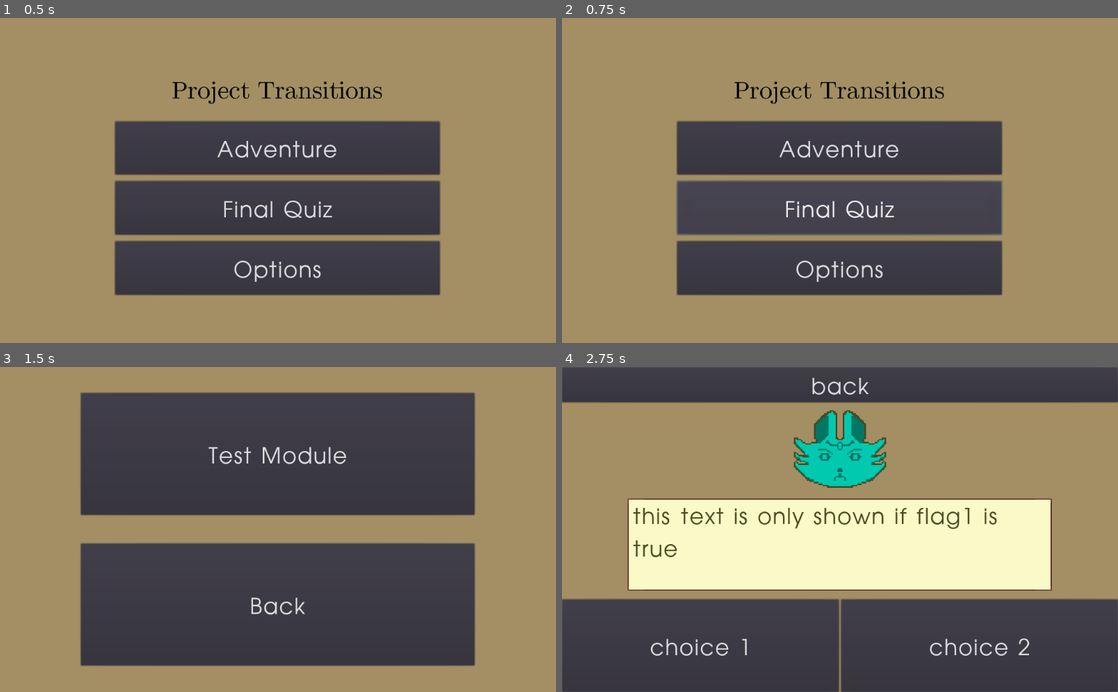
Above: before the commit, frames 1-4 (two rows, left to right).
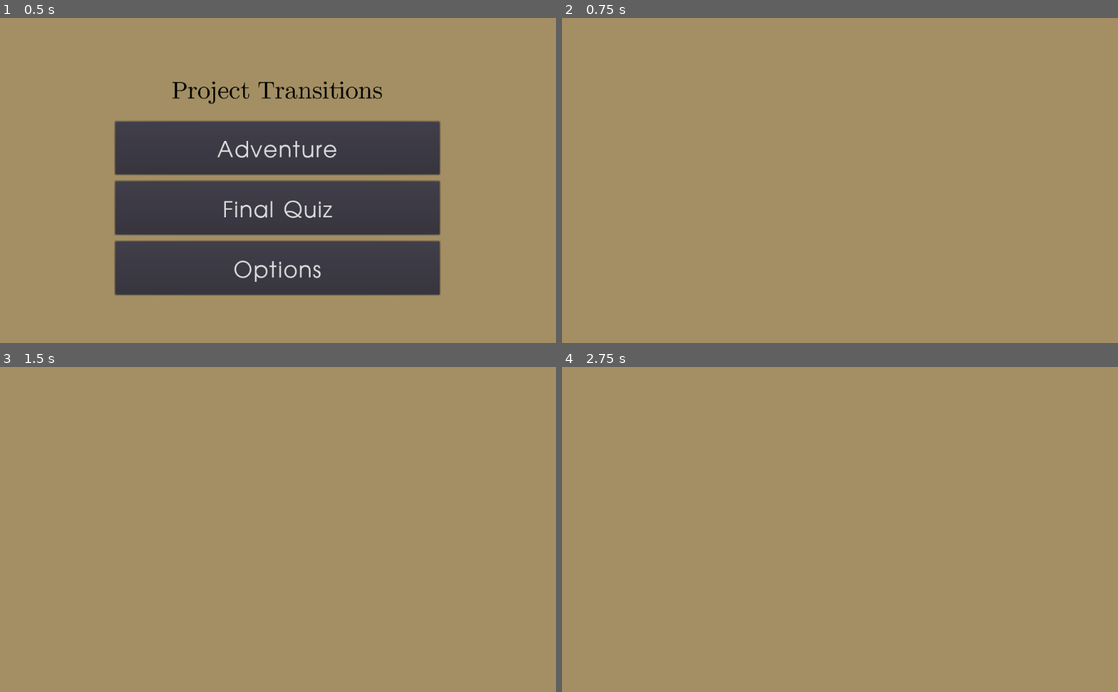
Above: after the commit, the same moments.

Repository: ayylol/ProjectTransitions
Game: Godot game, scene res://systems/Root.tscn
Same seed, same stepped clock (60 frames per second), same inputs: the game is played once before the commit and once after it.
Inputs (mouse positions are in pixels of both pictures, inside the frame that each line leads up to):
- Up to frame 1 (0.5 s): no input
- Up to frame 2 (0.75 s): click "Final Quiz" at 0.5 s
- Up to frame 3 (1.5 s): click (278, 497) at 1.25 s, where only the run before the commit has a clickable "Adventure"
- Up to frame 4 (2.75 s): click (840, 454) at 2 s, where only the run before the commit has a clickable "Test Module"

Frame 1 is identical in both runs. In frame 2, 30% of the frame differs, in the area x 20-80%, y 19-86%; in frame 3, 54%; in frame 4, 64%, in the area x 0-100%, y 0-100%.

Commit message:
Edited menu setup

Diff:
--- /dev/null
+++ b/Quiz.tscn
@@ -0,0 +1,5 @@
+[gd_scene format=2]
+
+[node name="Control" type="Control"]
+anchor_right = 1.0
+anchor_bottom = 1.0
--- a/project.godot
+++ b/project.godot
@@ -22,6 +22,12 @@
 [global]
 
 viewport=false
+theme=false
+
+[gui]
+
+theme/custom="res://resources/default_theme.tres"
+theme/custom_font="res://resources/fonts/tex_regular.tres"
 
 [importer_defaults]
 
--- a/scenes/AdventureMenu.gd
+++ b/scenes/AdventureMenu.gd
@@ -1,11 +1,10 @@
 extends Control
 
 signal goto_mainmenu
-signal goto_testmodule
+signal goto_module
 
 func _on_back_button_down():
 	emit_signal("goto_mainmenu")
 
-
-func _on_TestModule_button_down():
-	emit_signal("goto_testmodule")
+func _on_Module_button_down():
+	emit_signal("goto_module")
--- a/scenes/AdventureMenu.tscn
+++ b/scenes/AdventureMenu.tscn
@@ -33,7 +33,7 @@
 margin_right = 725.0
 margin_bottom = 44.0
 
-[node name="TestModule" type="Button" parent="HBoxContainer/VBoxContainer"]
+[node name="Module" type="Button" parent="HBoxContainer/VBoxContainer"]
 margin_top = 48.0
 margin_right = 725.0
 margin_bottom = 273.0
@@ -70,5 +70,5 @@
 margin_right = 1024.0
 margin_bottom = 600.0
 
-[connection signal="button_down" from="HBoxContainer/VBoxContainer/TestModule" to="." method="_on_TestModule_button_down"]
+[connection signal="button_down" from="HBoxContainer/VBoxContainer/Module" to="." method="_on_Module_button_down"]
 [connection signal="button_down" from="HBoxContainer/VBoxContainer/Back" to="." method="_on_back_button_down"]
--- a/scenes/MainMenu.gd
+++ b/scenes/MainMenu.gd
@@ -2,7 +2,7 @@
 
 # Mediator signals
 signal goto_adventure
-signal goto_directory
+signal goto_quiz
 signal goto_options
 
 func _on_Adventure_Button_button_down():
@@ -10,7 +10,7 @@
 
 
 func _on_Directory_Button_button_down():
-	emit_signal("goto_directory")
+	emit_signal("goto_quiz")
 
 
 func _on_Options_Button_button_down():
--- a/scenes/Module.gd
+++ b/scenes/Module.gd
@@ -302,3 +302,7 @@
 
 func _audio_done():
 	_is_audio_done = true
+
+func _on_visibility_changed():
+	if visible:
+		start()
--- a/scenes/Module.tscn
+++ b/scenes/Module.tscn
@@ -96,22 +96,22 @@
 
 [node name="Back Button" type="Button" parent="VBoxContainer"]
 margin_right = 1024.0
-margin_bottom = 20.0
+margin_bottom = 65.0
 text = "back"
 
 [node name="MainCharacter" type="TextureRect" parent="VBoxContainer"]
-margin_top = 24.0
-margin_right = 1024.0
-margin_bottom = 301.0
+margin_top = 69.0
+margin_right = 1024.0
+margin_bottom = 324.0
 size_flags_horizontal = 3
 size_flags_vertical = 3
 texture = ExtResource( 2 )
 stretch_mode = 6
 
 [node name="HBoxContainer" type="HBoxContainer" parent="VBoxContainer"]
-margin_top = 305.0
-margin_right = 1024.0
-margin_bottom = 582.0
+margin_top = 328.0
+margin_right = 1024.0
+margin_bottom = 583.0
 size_flags_horizontal = 3
 size_flags_vertical = 3
 
@@ -119,13 +119,13 @@
 anchor_right = 0.0
 anchor_bottom = 0.0
 margin_right = 117.0
-margin_bottom = 277.0
+margin_bottom = 255.0
 size_flags_stretch_ratio = 0.15
 
 [node name="TextBox" type="NinePatchRect" parent="VBoxContainer/HBoxContainer"]
 margin_left = 121.0
 margin_right = 902.0
-margin_bottom = 277.0
+margin_bottom = 255.0
 size_flags_horizontal = 3
 size_flags_vertical = 3
 texture = ExtResource( 4 )
@@ -144,7 +144,7 @@
 
 [node name="RichTextLabel" type="RichTextLabel" parent="VBoxContainer/HBoxContainer/TextBox/MarginContainer"]
 margin_right = 761.0
-margin_bottom = 267.0
+margin_bottom = 245.0
 rect_clip_content = false
 size_flags_horizontal = 7
 size_flags_vertical = 7
@@ -179,13 +179,13 @@
 anchor_bottom = 0.0
 margin_left = 906.0
 margin_right = 1024.0
-margin_bottom = 277.0
+margin_bottom = 255.0
 size_flags_stretch_ratio = 0.15
 
 [node name="Padding" parent="VBoxContainer" instance=ExtResource( 3 )]
 anchor_right = 0.0
 anchor_bottom = 0.0
-margin_top = 586.0
+margin_top = 587.0
 margin_right = 1024.0
 margin_bottom = 600.0
 size_flags_stretch_ratio = 0.05
@@ -291,6 +291,7 @@
 
 [node name="AudioSource" type="AudioStreamPlayer" parent="."]
 
+[connection signal="visibility_changed" from="." to="." method="_on_visibility_changed"]
 [connection signal="button_down" from="VBoxContainer/Back Button" to="." method="_on_Back_Button_button_down"]
 [connection signal="pressed" from="VBoxContainer/HBoxContainer/TextBox/TextButton" to="." method="_on_TextButton_pressed"]
 [connection signal="button_down" from="VBoxContainer/Options/Button0" to="." method="_on_Button_button_down" binds= [ 0 ]]
--- a/systems/GameState.gd
+++ b/systems/GameState.gd
@@ -1,9 +1,11 @@
 extends Node
+
+# THIS NEEDS TO CHANGE TO BE MORE MODULAR
 
 func save_game():
 	var save_file = File.new()
 	save_file.open("user://savegame.save", File.WRITE)
-	var nodes_to_save = $"../Game".get_tree().get_nodes_in_group("Persist")
+	var nodes_to_save = $"../Camera/UI".get_tree().get_nodes_in_group("Persist")
 	for node in nodes_to_save:
 		if node.filename.empty():
 			print("'%s' is not an instanced scene, skipping", node.name)
--- a/systems/MenuManager.gd
+++ b/systems/MenuManager.gd
@@ -1,25 +1,13 @@
-extends Control
+extends Camera2D
 
-# Main Menu Goto's
-func _on_Main_Menu_goto_adventure():
-	$"Main Menu".hide()
-	$"AdventureMenu".show()
+var _ui_node_path = "UI/"
+var current_screen : Node
 
+func _ready():
+	current_screen = get_node(_ui_node_path + "MainMenu")
+	current_screen.show()
 
-func _on_AdventureMenu_goto_mainmenu():
-	$"AdventureMenu".hide()
-	$"Main Menu".show()
-
-
-func _on_AdventureMenu_goto_testmodule():
-	$"AdventureMenu".hide()
-	$"Module".show()
-	$"Module".start()
-
-
-func _on_Test_Module_goto_adventure():
-	$"Module".hide()
-	$"AdventureMenu".show()
-
-func _on_Main_Menu_goto_directory():
-	pass # Replace with function body.
+func _show_menu(node_name: String):
+	current_screen.hide()
+	current_screen = get_node(_ui_node_path +  node_name)
+	current_screen.show()
--- a/systems/Root.tscn
+++ b/systems/Root.tscn
@@ -2,27 +2,32 @@
 
 [ext_resource path="res://scenes/MainMenu.tscn" type="PackedScene" id=1]
 [ext_resource path="res://scenes/AdventureMenu.tscn" type="PackedScene" id=2]
-[ext_resource path="res://resources/default_theme.tres" type="Theme" id=3]
 [ext_resource path="res://scenes/Module.tscn" type="PackedScene" id=4]
+[ext_resource path="res://Quiz.tscn" type="PackedScene" id=5]
 [ext_resource path="res://systems/MenuManager.gd" type="Script" id=6]
 
-[node name="Game" type="Control"]
-anchor_right = 1.0
-anchor_bottom = 1.0
-theme = ExtResource( 3 )
+[node name="Camera" type="Camera2D"]
 script = ExtResource( 6 )
 
-[node name="Main Menu" parent="." instance=ExtResource( 1 )]
+[node name="UI" type="CanvasLayer" parent="."]
+layer = 2
 
-[node name="AdventureMenu" parent="." instance=ExtResource( 2 )]
+[node name="MainMenu" parent="UI" instance=ExtResource( 1 )]
+rect_pivot_offset = Vector2( 0, 0 )
+size_flags_horizontal = 3
+size_flags_vertical = 3
+
+[node name="AdventureMenu" parent="UI" instance=ExtResource( 2 )]
 visible = false
 
-[node name="Module" parent="." groups=["Persist"] instance=ExtResource( 4 )]
+[node name="Module" parent="UI" groups=["Persist"] instance=ExtResource( 4 )]
 visible = false
 
-[connection signal="goto_adventure" from="Main Menu" to="." method="_on_Main_Menu_goto_adventure"]
-[connection signal="goto_directory" from="Main Menu" to="." method="_on_Main_Menu_goto_directory"]
-[connection signal="goto_options" from="Main Menu" to="." method="_on_Main_Menu_goto_options"]
-[connection signal="goto_mainmenu" from="AdventureMenu" to="." method="_on_AdventureMenu_goto_mainmenu"]
-[connection signal="goto_testmodule" from="AdventureMenu" to="." method="_on_AdventureMenu_goto_testmodule"]
-[connection signal="goto_adventure" from="Module" to="." method="_on_Test_Module_goto_adventure"]
+[node name="Quiz" parent="UI" instance=ExtResource( 5 )]
+visible = false
+
+[connection signal="goto_adventure" from="UI/MainMenu" to="." method="_show_menu" binds= [ "AdventureMenu" ]]
+[connection signal="goto_quiz" from="UI/MainMenu" to="." method="_show_menu" binds= [ "Quiz" ]]
+[connection signal="goto_mainmenu" from="UI/AdventureMenu" to="." method="_show_menu" binds= [ "MainMenu" ]]
+[connection signal="goto_module" from="UI/AdventureMenu" to="." method="_show_menu" binds= [ "Module" ]]
+[connection signal="goto_adventure" from="UI/Module" to="." method="_show_menu" binds= [ "AdventureMenu" ]]
